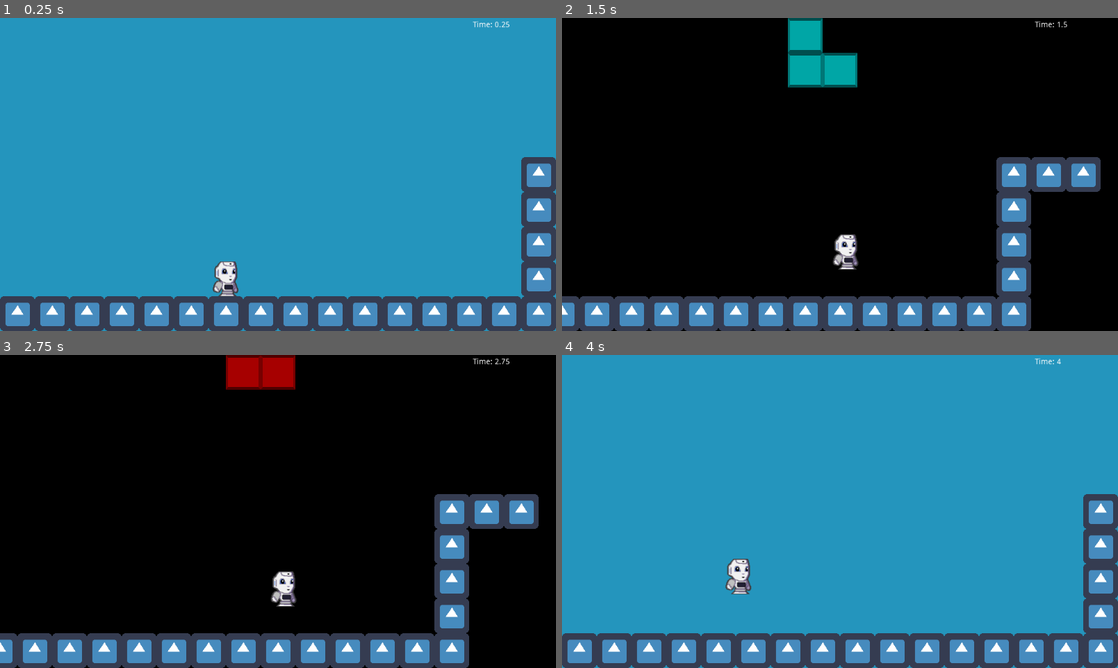
Above: before the commit, frames 1-4 (two rows, left to right).
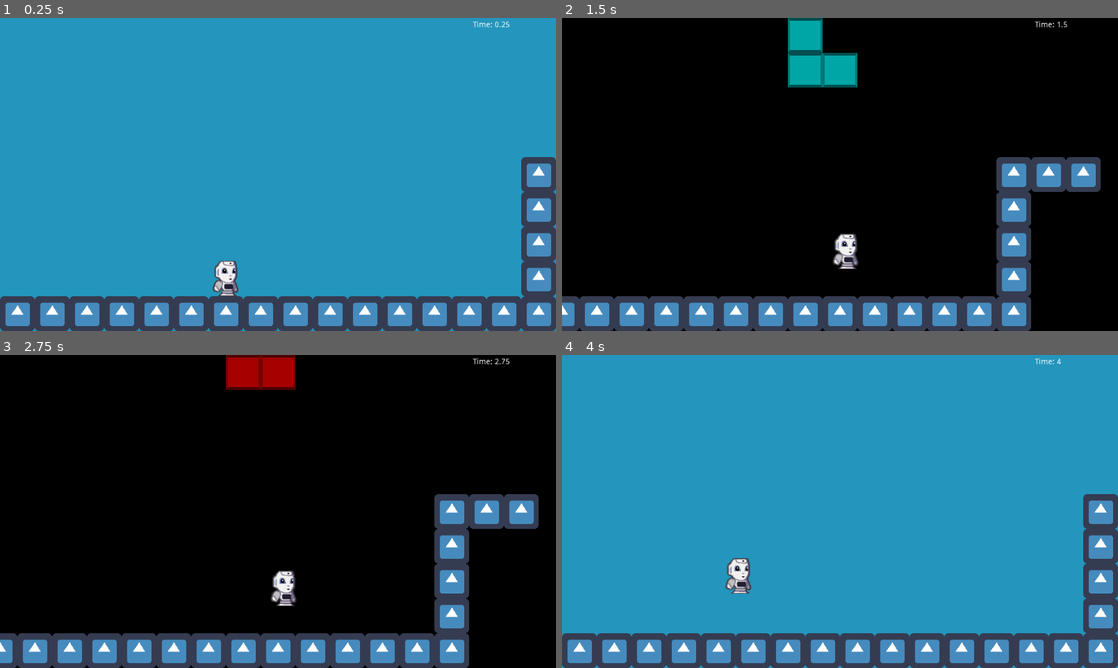
Above: after the commit, the same moments.

Repository: KavehNejad/Hack-2023
Game: Godot game, scene res://src/scenes/LevelOne.tscn
Two runs of this game, one before a commit and one after it. Both use one fixed random seed, a clock stepped at 60 frames per second and the inputs below. This scene is started directly instead of the project's main scene. The engine's default icon, where the game draws it, is replaced by a stand-in: a white triangle on a blue panel in a dark square.
Inputs:
- Up to frame 1 (0.25 s): no input
- Up to frame 2 (1.5 s): tap Enter (ui_accept) at 0.5 s; hold Right (right) from 0.53 s (still down); tap E (discard) at 0.6 s; tap Up (jump) at 0.77 s; tap F (game_mode_switch) at 1.35 s
- Up to frame 3 (2.75 s): tap Up (jump) at 1.52 s; release Right (right) at 2.03 s; hold A (left) from 2.03 s (still down); tap E (discard) at 2.1 s
- Up to frame 4 (4 s): keep holding A (left); tap F (game_mode_switch) at 2.85 s; tap Up (jump) at 3.02, 3.77 s; tap E (discard) at 3.6 s

The runs differ from the first frame. In frame 1, 0.2% of the frame differs, in the area x 38-43%, y 77-89%; in frame 2, 0.2%; in frame 3, 0.2%; in frame 4, 0.2%, in the area x 29-34%, y 64-77%.
Error in both runs: Attempt to call function 'set_text' in base 'null instance' on a null instance. (res://src/scripts/world.gd:152)

Commit message:
Make robot shape capsule

Diff:
--- a/super-tetris-world/src/scenes/Player.tscn
+++ b/super-tetris-world/src/scenes/Player.tscn
@@ -4,41 +4,42 @@
 [ext_resource path="res://src/scripts/Player.gd" type="Script" id=2]
 [ext_resource path="res://assets/images/robot-walking-Sheet.png" type="Texture" id=3]
 
-[sub_resource type="AtlasTexture" id=3]
+[sub_resource type="AtlasTexture" id=1]
 flags = 4
 atlas = ExtResource( 3 )
 region = Rect2( 0, 0, 64, 65 )
 
-[sub_resource type="AtlasTexture" id=4]
+[sub_resource type="AtlasTexture" id=2]
 flags = 4
 atlas = ExtResource( 3 )
 region = Rect2( 64, 0, 64, 65 )
 
-[sub_resource type="AtlasTexture" id=5]
+[sub_resource type="AtlasTexture" id=3]
 flags = 4
 atlas = ExtResource( 3 )
 region = Rect2( 128, 0, 64, 65 )
 
-[sub_resource type="AtlasTexture" id=6]
+[sub_resource type="AtlasTexture" id=4]
 flags = 4
 atlas = ExtResource( 3 )
 region = Rect2( 192, 0, 64, 65 )
 
-[sub_resource type="SpriteFrames" id=1]
+[sub_resource type="SpriteFrames" id=5]
 animations = [ {
 "frames": [ ExtResource( 1 ), null ],
 "loop": true,
 "name": "default",
 "speed": 5.0
 }, {
-"frames": [ SubResource( 3 ), SubResource( 4 ), SubResource( 5 ), SubResource( 6 ) ],
+"frames": [ SubResource( 1 ), SubResource( 2 ), SubResource( 3 ), SubResource( 4 ) ],
 "loop": true,
 "name": "walking",
 "speed": 4.0
 } ]
 
-[sub_resource type="RectangleShape2D" id=2]
-extents = Vector2( 16, 31.9589 )
+[sub_resource type="CapsuleShape2D" id=6]
+radius = 18.9273
+height = 27.9689
 
 [node name="KinematicBody2D" type="KinematicBody2D" groups=[
 "Player",
@@ -46,12 +47,12 @@
 script = ExtResource( 2 )
 
 [node name="AnimatedSprite" type="AnimatedSprite" parent="."]
-frames = SubResource( 1 )
+frames = SubResource( 5 )
 animation = "walking"
 frame = 1
 
 [node name="CollisionShape2D" type="CollisionShape2D" parent="."]
-shape = SubResource( 2 )
+shape = SubResource( 6 )
 
 [node name="Camera2D" type="Camera2D" parent="."]
 limit_left = 0
Not shown, added: super-tetris-world/assets/images/johny_peach.jpeg.import
Not shown: 19 places in super-tetris-world/assets/tilesets/default.tres that only renumber resources
